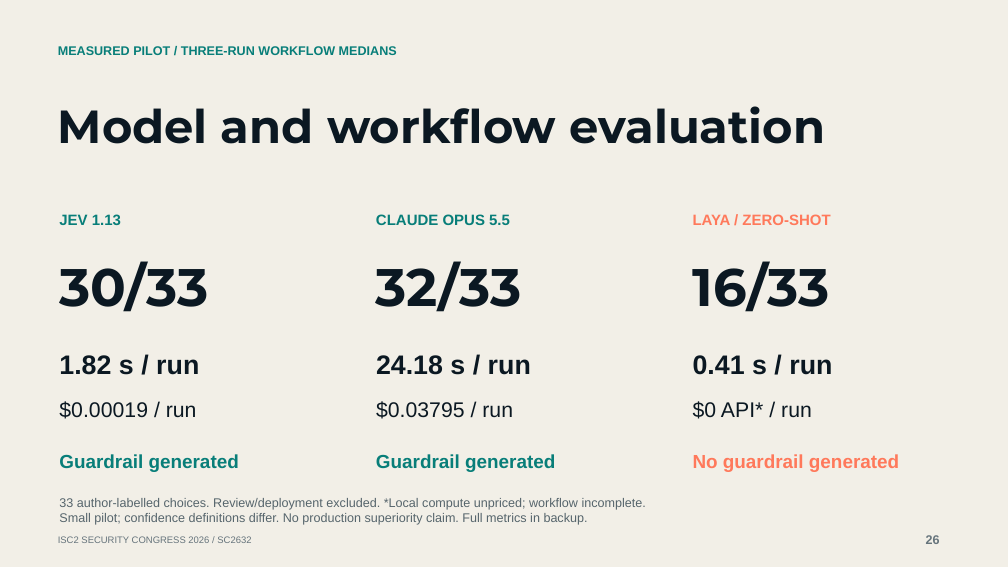
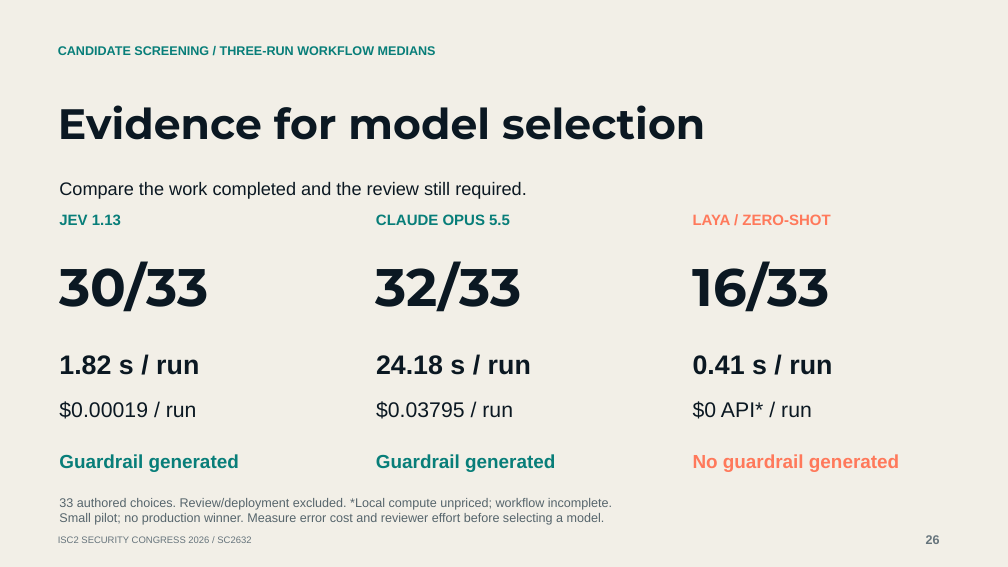
Before and after one commit to mgunjan/sc2632-tabletop, a slide deck: slide 26 of submission/2026-10-13/SC2632-session-four-cases.pptx. Drawn at 1008x567 pixels with LibreOffice and Linux fonts; fonts in the diff are those of the drawing. Boxes give left, top, right and bottom in pixels: in the first picture for what was removed or moved away, otherwise in the second. Text is boxed around its words. In the diff, an @@ line names an element or a change of style, - is before the commit and + after.

Commit message:
Ground the tabletop in incident decisions and evidence

```diff
--- a/submission/2026-10-13/SC2632-session-four-cases.pptx
+++ b/submission/2026-10-13/SC2632-session-four-cases.pptx
@@ text at [58, 46, 436, 55]: text changed @@
-MEASURED PILOT / THREE-RUN WORKFLOW MEDIANS
+CANDIDATE SCREENING / THREE-RUN WORKFLOW MEDIANS
@@ text at [58, 105, 705, 140]: text changed; size 44.2 to 40.5 pt @@
-Model and workflow evaluation
+Evidence for model selection
@@ text added at [59, 182, 527, 199], 17.2 pt, text #0B1822 @@
+Compare the work completed and the review still required.
@@ text at [59, 498, 612, 525]: text changed @@
-33 author-labelled choices. Review/deployment excluded. *Local compute unpriced; workflow incomplete.
-Small pilot; confidence definitions differ. No production superiority claim. Full metrics in backup.
+33 authored choices. Review/deployment excluded. *Local compute unpriced; workflow incomplete.
+Small pilot; no production winner. Measure error cost and reviewer effort before selecting a model.
```
Also in this commit, not shown: 12 other slides changed, 2 slides added, 2 slides removed, 14 other files.
